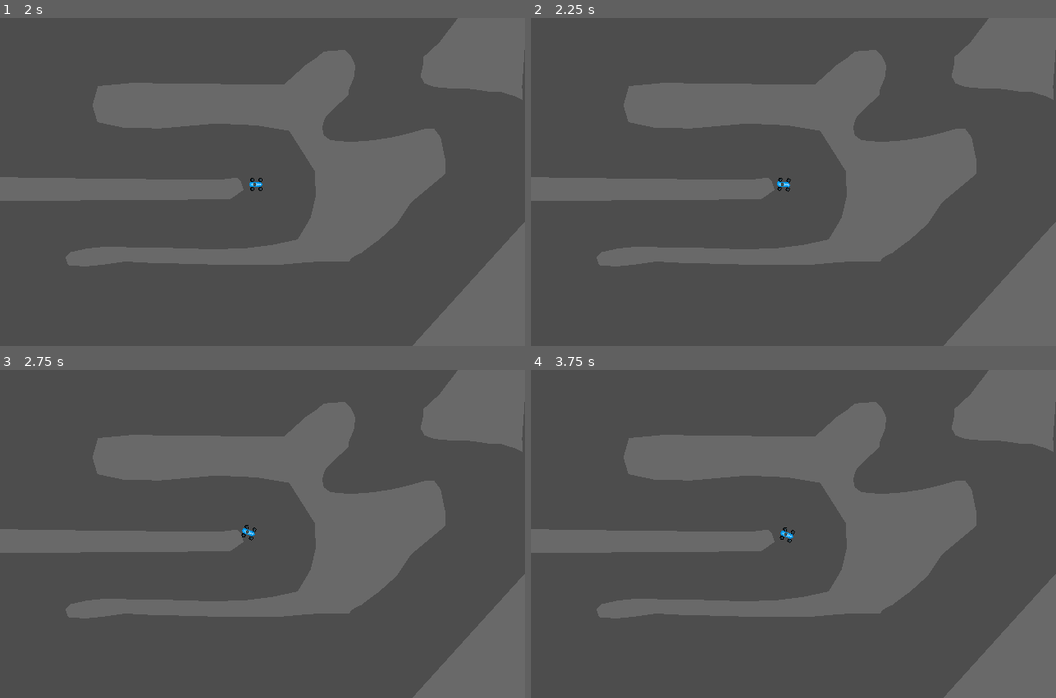
Above: before the commit, frames 1-4 (two rows, left to right).
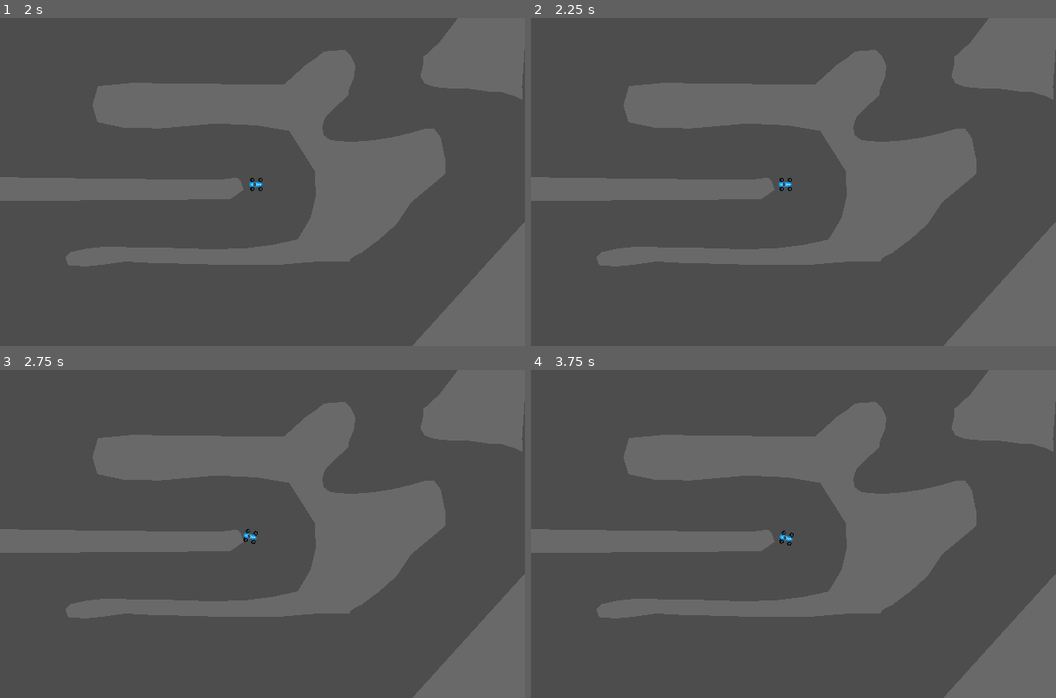
Above: after the commit, the same moments.

Repository: itjope/slide-on-slicks
Game: Godot game, scene res://World.tscn
The game is run twice, just before and just after one commit, with the same random seed, the same clock (stepped at 60 frames per second) and the same inputs.
Inputs:
- Up to frame 1 (2 s): tap Enter at 0.5 s; hold Right (steerRight) 0.53-1.25 s; hold Space (kryckan) 0.53-1.25 s; click "Host" at 1.25 s
- Up to frame 2 (2.25 s): tap Space (kryckan) at 2 s; hold Left (steerLeft) from 2.03 s (still down); tap Down (break) at 2.1 s
- Up to frame 3 (2.75 s): keep holding Left (steerLeft); tap Space (kryckan) at 2.3 s
- Up to frame 4 (3.75 s): release Left (steerLeft) at 2.78 s; hold Right (steerRight) 2.78-3.53 s; hold Space (kryckan) 2.78-3.53 s; tap Enter at 3.5 s; hold Up (accelerate) from 3.53 s (still down); tap Space (kryckan) at 3.6 s

Frame 1 is identical in both runs. In frame 2, less than 0.1% of the frame differs, in the area x 46-50%, y 48-53%; in frame 3, 0.1%, in the area x 45-50%, y 47-53%; in frame 4, less than 0.1%.

Commit message:
Fix steering angle to instant reverse bug

Diff:
--- a/Car.gd
+++ b/Car.gd
@@ -1,21 +1,21 @@
 extends CharacterBody2D
 
-var wheel_base = 16
+var wheel_base = 14
 
-var steering_angle_default = 30
-var steering_angle_during_kryckan = 27
-var steering_angle_during_acceleration = 17
+var steering_angle_default = 40
+var steering_angle_during_kryckan = 30
+var steering_angle_during_acceleration = 16
 
 var kryckan_slownown_factor = 0.2
 
-var engine_power = 700
+var engine_power = 450
 var friction = -0.0035
-var drag = -0.005
-var braking = -600
+var drag = -0.007
+var braking = -350
 var max_speed = 1000
-var max_speed_reverse = 200
-var slip_speed = 300
-var traction_fast = 0.002
+var max_speed_reverse = 300
+var slip_speed = 190
+var traction_fast = 0.0025
 var traction_slow = 0.02
 var steering_angle = steering_angle_default
 var acceleration = Vector2.ZERO
@@ -47,7 +47,7 @@
 		acceleration = transform.x * engine_power
 	else:
 		if steering_angle < steering_angle_default:
-			steering_angle = steering_angle + 0.2
+			steering_angle = steering_angle + 0.3
 		else:
 			steering_angle = steering_angle_default
 
@@ -79,10 +79,10 @@
 	if velocity.length() > slip_speed:
 		traction = traction_fast
 	var d = new_heading.dot(velocity.normalized())
-	if d > 0:
-		velocity = velocity.lerp(new_heading * velocity.length(), traction)
-	if d < 0:
-		velocity = -new_heading * min(velocity.length(), max_speed_reverse)
+	#if d >= 0:
+	velocity = velocity.lerp(new_heading * velocity.length(), traction)
+	#if d < 0:
+		#velocity = -new_heading * min(velocity.length(), max_speed_reverse)
 	rotation = new_heading.angle()
 
 func _physics_process(delta):
